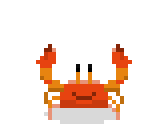
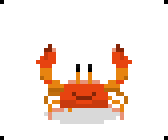
Revision of a layered 168px x 140px image; what changed, layer by layer:
added layer "Layer 11" above "left snipper" over [0, 0, 168, 140]
hid "3" (1st of 4, in "right legs copy" › "legs pink") over [48, 104, 60, 112]
showed "2" (1st of 4, in "right legs copy" › "legs pink") over [48, 108, 64, 112]
hid "Layer 8 copy 2" (1st of 2, in "right legs copy" › "legs lighter") over [48, 96, 72, 112]
showed "Layer 8 copy" (1st of 2, in "right legs copy" › "legs lighter") over [48, 100, 72, 112]
hid "3" (2nd of 4, in "right legs copy" › "legs darker") over [44, 92, 60, 104]
showed "2" (2nd of 4, in "right legs copy" › "legs darker") over [44, 92, 60, 104]
showed "5" (3rd of 4, in "right legs" › "legs pink") over [116, 104, 124, 120]
hid "1" (3rd of 4, in "right legs" › "legs pink") over [116, 104, 120, 120]
showed "Layer 8 copy 4" (2nd of 2, in "right legs" › "legs lighter") over [116, 96, 124, 112]
hid "Layer 8" (2nd of 2, in "right legs" › "legs lighter") over [116, 100, 120, 112]
showed "5" (4th of 4, in "right legs" › "legs darker") over [116, 92, 128, 104]
hid "1" (4th of 4, in "right legs" › "legs darker") over [116, 92, 124, 104]
